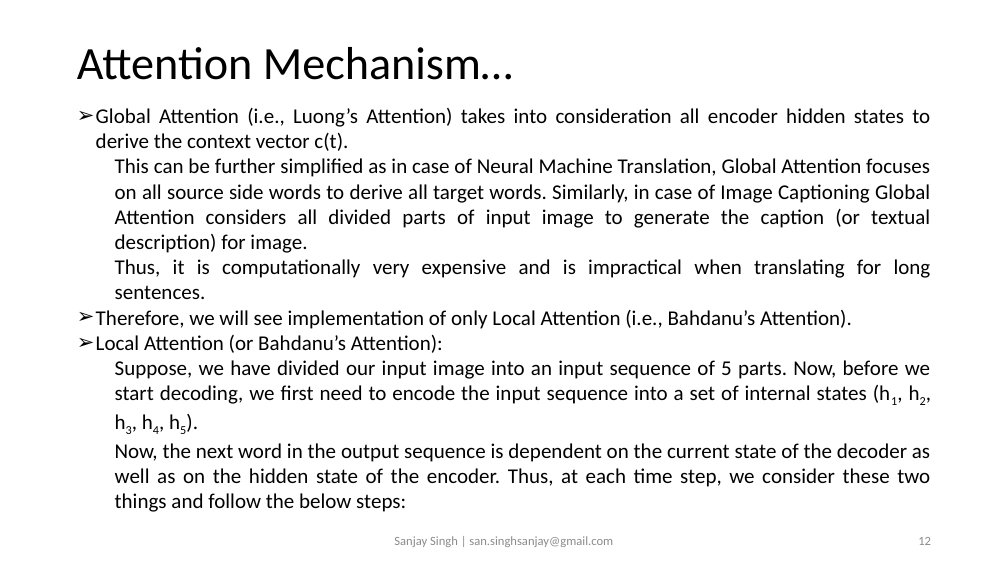
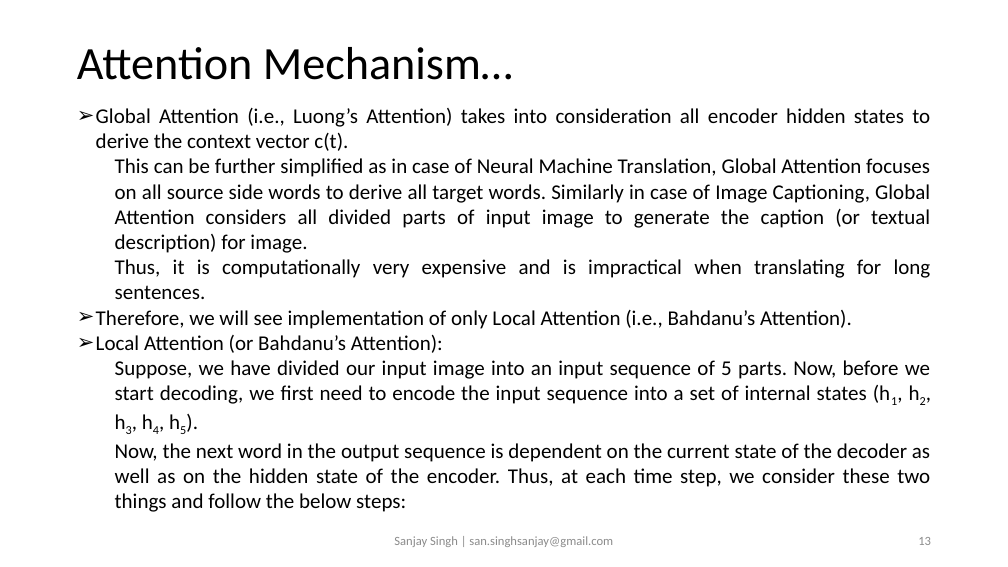
Before and after one commit to sansinghsanjay/Flickr8k_ImageCaptioning_AttentionMechanism, a slide deck: slide 13 of readme.pptx (slide 12 before the commit). Drawn at 1008x567 pixels with LibreOffice and Linux fonts; fonts in the diff are those of the drawing. Boxes give left, top, right and bottom in pixels: in the first picture for what was removed or moved away, otherwise in the second. Text is boxed around its words. In the diff, an @@ line names an element or a change of style, - is before the commit and + after.

```diff
--- a/readme.pptx
+++ b/readme.pptx
@@ text at (115, 158, 930, 253): text changed @@
-  This can be further simplified as in case of Neural Machine Translation, Global Attention focuses on all source side words to derive all target words. Similarly, in case of Image Captioning Global Attention considers all divided parts of input image to generate the caption (or textual description) for image.
+  This can be further simplified as in case of Neural Machine Translation, Global Attention focuses on all source side words to derive all target words. Similarly in case of Image Captioning, Global Attention considers all divided parts of input image to generate the caption (or textual description) for image.
```
Also in this commit, not shown: 10 other slides changed, 19 other files.
